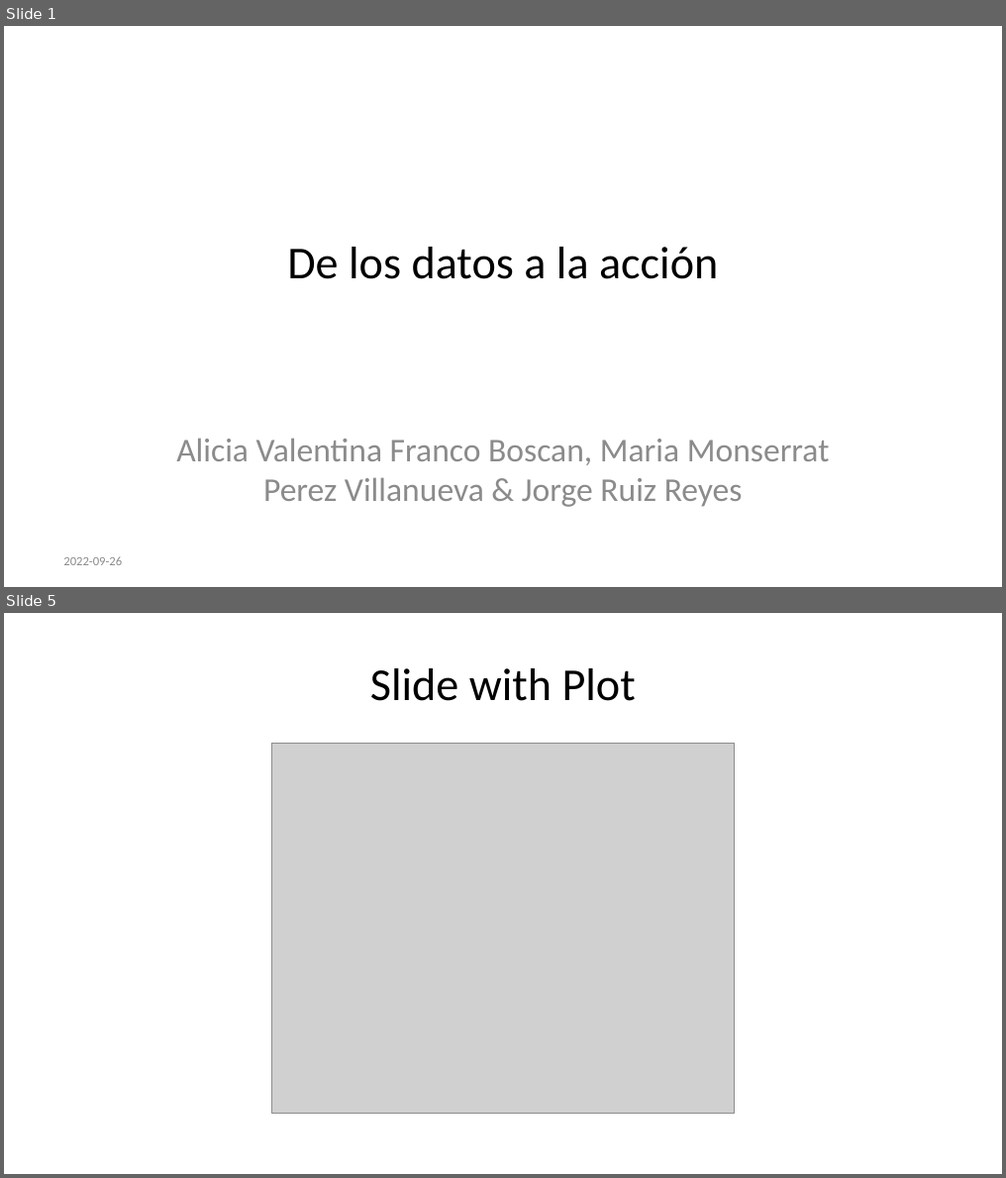
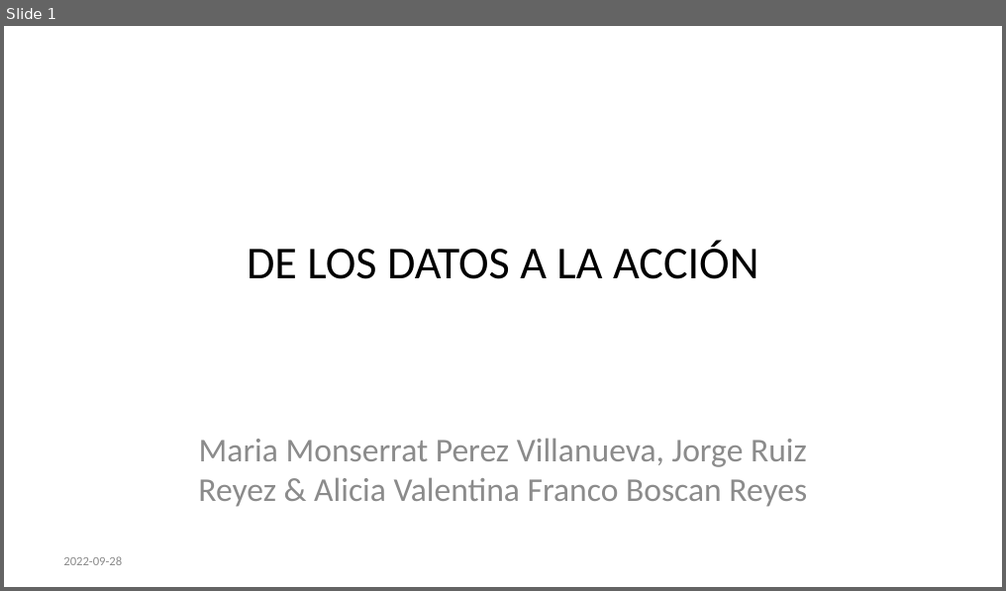
Before and after one commit to datacivica/ppt-huelladecuidados-LatinR, a slide deck: ppt-LatinR.pptx. Shown one above the other, each under a label of ours: slides 1 and 5 before the commit, slide 1 after it; the slides between them are not shown. The pictures are 1006x1178 and 1006x591 pixels, drawn with LibreOffice and Linux fonts; fonts in the diff are those of the drawing; grey boxes stand for pictures. Boxes give left, top, right and bottom in pixels: in the first picture for what was removed or moved away, otherwise in the second. Text is boxed around its words. In the diff, an @@ line names an element or a change of style, - is before the commit and + after.

```diff
--- a/ppt-LatinR.pptx
+++ b/ppt-LatinR.pptx
@@ slide 5 removed at box(4, 613, 1002, 1174), background #FFFFFF @@
@@ title removed at box(370, 668, 636, 701) @@
-Slide with Plot
@@ picture removed at box(271, 744, 735, 1114) @@
@@ slide 1 changed as well @@
@@ title at box(247, 240, 759, 279): text changed @@
-De los datos a la acción
+DE LOS DATOS A LA ACCIÓN
@@ subtitle at box(198, 438, 807, 507): text changed @@
-Alicia Valentina Franco Boscan, Maria Monserrat Perez Villanueva & Jorge Ruiz Reyes
+Maria Monserrat Perez Villanueva, Jorge Ruiz Reyez & Alicia Valentina Franco Boscan Reyes
```
Also in this commit, not shown: 9 slides added, 3 other slides removed, 4 other files.
